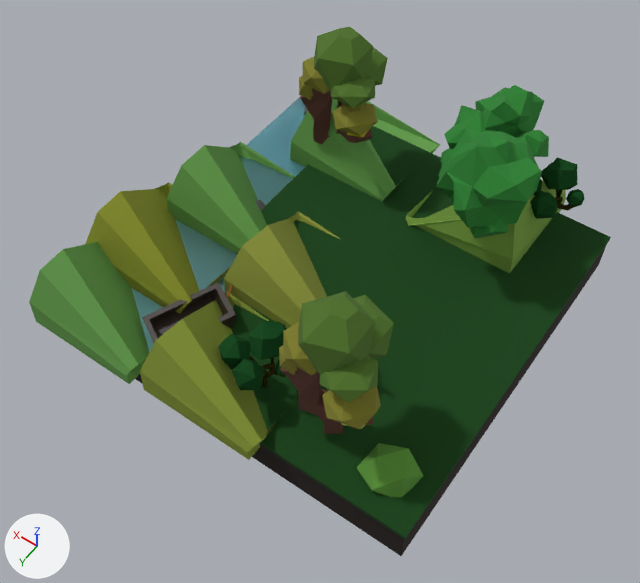
What one commit did to the Blender file Visual Project FIles/ROOMS/smfm room 6.blend.
Camera for both pictures: a 50 mm lens placed at (-5.43, 8.3, 13.4), pointed at (-0.04, 0.75, 1.55). The lights are fixed; the arrows at lower left show +X, +Y and +Z.
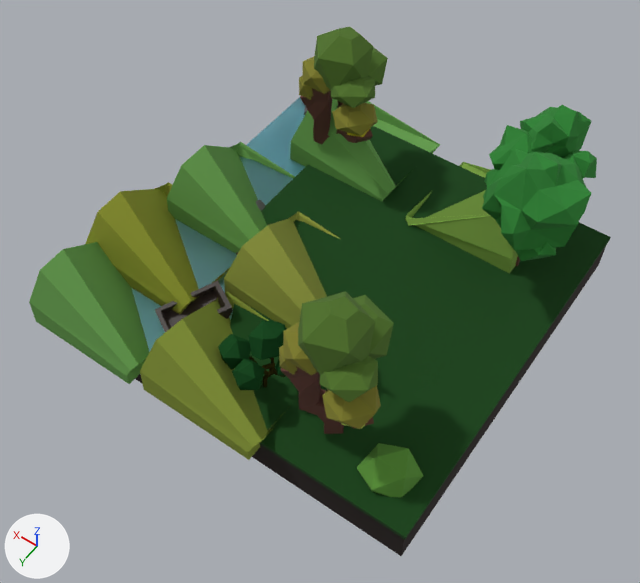
Edits to the bpy script that builds the scene:
```text
Change ob_trunk_001:
    ob_trunk_001.location: (2.876, 15.37, 0.0) -> (6.567, 15.37, 0.0)
Change ob_crown_001:
    ob_crown_001.location: (2.54, 19.58, 9.525) -> (6.232, 19.58, 9.525)
Change ob_boat_floating:
    ob_boat_floating.location: (1.57, 2.72, 1.36) -> (1.61, 2.49, 1.35)
    ob_boat_floating.scale: (0.372, 0.372, 0.372) -> (0.31, 0.31, 0.31)
```

Boxes [x1, y1, x2, y2] around the edits, measured in the pictures (640 x 583 px):
'Crown.001', moved
    before: [436, 85, 549, 238]
    after: [482, 105, 597, 261]
'boat floating', moved, rescaled (18% narrower, 15% shorter)
    before: [142, 282, 237, 343]
    after: [155, 280, 233, 332]
'Trunk.001', moved (not visible before)
    after: [515, 257, 520, 267]
